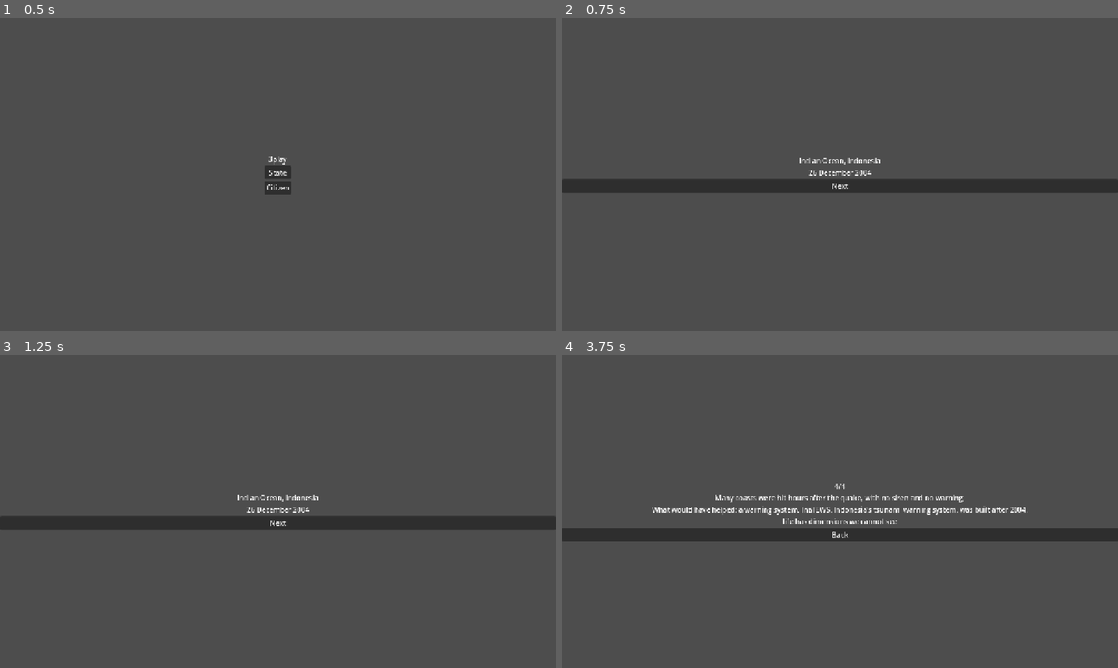
Above: before the commit, frames 1-4 (two rows, left to right).
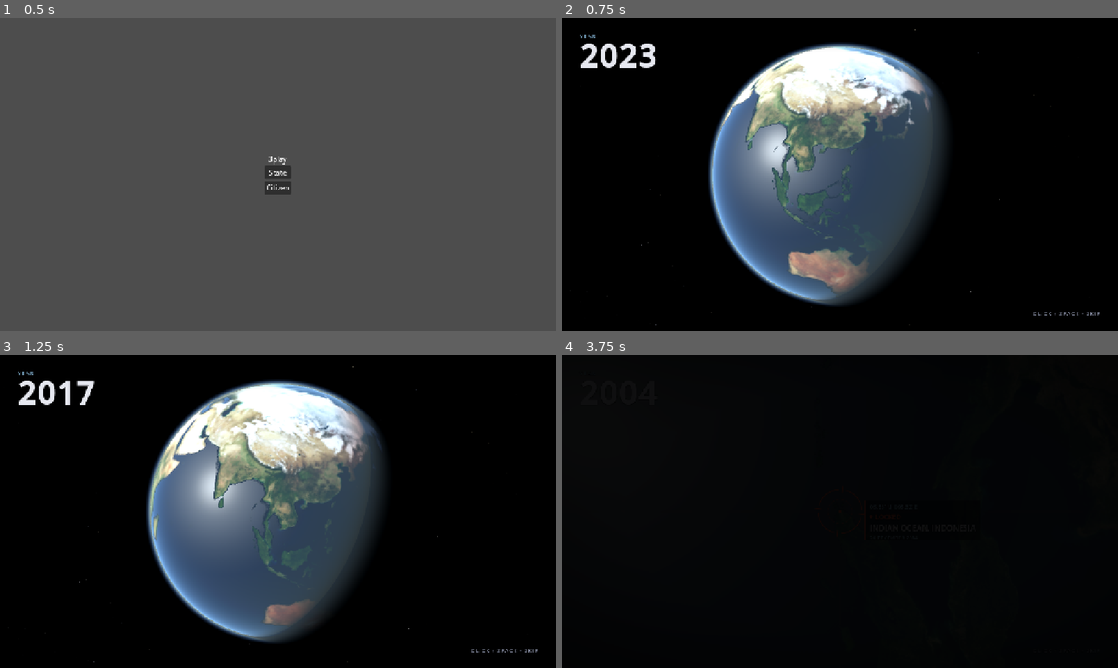
Above: after the commit, the same moments.

Repository: memoksin/3play
Game: Godot game, scene res://scenes/main.tscn
Two runs of this game, one before a commit and one after it. Both use one fixed random seed, a clock stepped at 60 frames per second and the inputs below.
Inputs (mouse positions are in pixels of both pictures, inside the frame that each line leads up to):
- Up to frame 1 (0.5 s): no input
- Up to frame 2 (0.75 s): click "State" at 0.5 s
- Up to frame 3 (1.25 s): no input
- Up to frame 4 (3.75 s): click (840, 524) at 1.25 s, where only the run before the commit has a clickable "Next"; click (840, 533) at 2 s, where only the run before the commit has a clickable "Next"; click (840, 508) at 2.75 s, where only the run before the commit has a clickable "Win"; tap Enter at 3.5 s; move the mouse to (962, 495) at 3.52 s; tap Space at 3.6 s; click (962, 495) at 3.67 s

Frame 1 is identical in both runs. In frame 2, 98% of the frame differs, in the area x 0-100%, y 0-100%; in frame 3, 97%; in frame 4, 100%.

Commit message:
feat: globe scene with atmosphere, zoom patches and lock reticle (#6)
- scenes/globe: BMNG Dec 2004 earth, per-target 500 m/px detail patch after lock,
  Rayleigh+Mie atmosphere, star field, 23.44 deg tilt, 8 s skippable flow,
  year counter, 2D lock reticle, glitch_to() stub.
- Disaster.year; tools/globe (patch cutter, screenshot harness).
- Declarations merged into assets/CREDITS.md (docs/references.md removed).
- CLAUDE.md: PRs to dev auto-merge, open them only when done.
- tests/test_flow: defer _run so the first iteration has a scene tree.

Diff:
--- a/data/disasters/indian_ocean.tres
+++ b/data/disasters/indian_ocean.tres
@@ -9,4 +9,5 @@
 key_prefix = "IO"
 lat = 5.55
 lon = 95.32
+year = 2004
 minigame = &"connect"
--- a/data/disasters/kahramanmaras.tres
+++ b/data/disasters/kahramanmaras.tres
@@ -9,4 +9,5 @@
 key_prefix = "KAHR"
 lat = 37.58
 lon = 36.93
+year = 2023
 minigame = &"fit"
--- /dev/null
+++ b/scenes/globe.gd
@@ -0,0 +1,328 @@
+extends Node3D
+## Globe intro: spin to the disaster, lock on, zoom in, fade, then Game.next().
+## Port of the approved three.js prototype (issue #6).
+
+const SPIN := 4.0
+const LOCK := 1.5
+const ZOOM := 2.0
+const FADE := 0.5
+const TOTAL := SPIN + LOCK + ZOOM + FADE
+const TURNS := 3
+const NOW := 2026
+const AXIAL_TILT := 23.44 * PI / 180.0
+const CAM_FAR := 4.4
+const CAM_NEAR := 1.37
+const START_PITCH := 0.25
+## Spin at t = 0: the prototype's rest orientation (three.js sphere at y = 0) in SphereMesh's layout.
+const START_SPIN := -PI / 2
+const PATCH_SPAN := 30.0
+const SUN := Vector3(-0.78, 0.32, 0.54)
+const STAR_COUNT := 4200
+const STAR_RADIUS := 80.0
+
+const RED := Color("#ff5a3c")
+const BLUE := Color("#9fd8ff")
+const WHITE := Color("#e6e8f0")
+const DIM := Color("#8a90a6")
+const PLATE := Color(7 / 255.0, 8 / 255.0, 13 / 255.0, 0.62)
+const SHADOW := Color(0, 0, 0, 0.35)
+## All HUD font sizes (px at 1280x720). Swap the font later, not these call sites.
+const FONT_SIZE := {
+	year = 72,
+	year_small = 12,
+	skip = 12,
+	coord = 13,
+	locked = 15,
+	place = 18,
+	date = 12,
+}
+
+## Debug: freeze the timeline (screenshots). Use seek() to move it.
+var paused := false
+var t := 0.0
+
+var _disaster: Disaster
+var _from_y := 0.0
+var _to_y := 0.0
+var _from_pitch := START_PITCH
+var _to_pitch := 0.0
+var _glitch_year := -1
+var _done := false
+var _target_local := Vector3.ZERO
+var _font_bold: FontVariation
+var _font_mono: Font
+var _prev_msaa := Viewport.MSAA_DISABLED
+
+@onready var _cam: Camera3D = $Camera3D
+@onready var _axial: Node3D = $Axial
+@onready var _pitch: Node3D = $Axial/Pitch
+@onready var _earth: MeshInstance3D = $Axial/Pitch/Earth
+@onready var _atmo: MeshInstance3D = $Atmosphere
+@onready var _stars: MeshInstance3D = $Stars
+@onready var _overlay: Control = $Hud/Overlay
+@onready var _year_small: Label = $Hud/YearSmall
+@onready var _year: Label = $Hud/Year
+@onready var _skip: Label = $Hud/Skip
+@onready var _fade: ColorRect = $Hud/Fade
+
+
+## lat/lon (degrees) -> point on Godot's SphereMesh (radius 1) matching its UV layout:
+## u = (lon + 180) / 360 maps to (sin(u*TAU), cos(u*TAU)) on x/z, v = 0 is the north pole (+y).
+static func surface_point(lat: float, lon: float) -> Vector3:
+	var phi := deg_to_rad(lon + 180.0)
+	var la := deg_to_rad(lat)
+	return Vector3(sin(phi) * cos(la), sin(la), cos(phi) * cos(la))
+
+
+func _ready() -> void:
+	Game.ensure_disaster(&"state")
+	_disaster = Game.disaster
+	# The prototype renders with antialias: true; restored on exit for the pixel-art scenes
+	_prev_msaa = get_viewport().msaa_3d
+	get_viewport().msaa_3d = Viewport.MSAA_4X
+	var sun := SUN.normalized()
+	var earth_mat: ShaderMaterial = _earth.get_surface_override_material(0)
+	earth_mat.set_shader_parameter(&"sun_dir", sun)
+	(_atmo.get_surface_override_material(0) as ShaderMaterial).set_shader_parameter(&"sun_dir", sun)
+	_load_patch(earth_mat)
+	_stars.mesh = _make_stars()
+	_axial.rotation.z = -AXIAL_TILT
+	_setup_labels()
+	_overlay.draw.connect(_draw_hud)
+	_start()
+
+
+func _exit_tree() -> void:
+	get_viewport().msaa_3d = _prev_msaa
+
+
+## Debug: jump the timeline to `time` seconds and pose the scene.
+func seek(time: float) -> void:
+	t = clampf(time, 0.0, TOTAL)
+	_pose()
+
+
+## Stub: jump the counter to `year` and freeze it there, tinted red.
+func glitch_to(year: int) -> void:
+	_glitch_year = year
+	_year.text = str(year)
+	_year.label_settings.font_color = RED
+
+
+func _start() -> void:
+	_target_local = surface_point(_disaster.lat, _disaster.lon)
+	_earth.rotation.y = START_SPIN
+	_from_y = _earth.rotation.y
+	# Land exactly on the target after TURNS full turns
+	_to_y = -atan2(_target_local.x, _target_local.z)
+	while _to_y < _from_y:
+		_to_y += TAU
+	_to_y += TURNS * TAU
+	_pitch.rotation.x = START_PITCH
+	_from_pitch = _pitch.rotation.x
+	_to_pitch = deg_to_rad(_disaster.lat)
+	t = 0.0
+	_cam.position.z = CAM_FAR
+	_pose()
+
+
+func _process(delta: float) -> void:
+	if not paused and t < TOTAL:
+		t = minf(TOTAL, t + minf(delta, 0.05))
+		_pose()
+	_fade.color.a = _clamp01((t - (TOTAL - FADE)) / FADE)
+	_overlay.queue_redraw()
+	if t >= TOTAL and not paused and not _done:
+		_done = true
+		Game.next()
+
+
+func _unhandled_input(event: InputEvent) -> void:
+	var click: bool = event is InputEventMouseButton and event.pressed \
+			and event.button_index == MOUSE_BUTTON_LEFT
+	var space: bool = event is InputEventKey and event.pressed and not event.echo \
+			and event.keycode == KEY_SPACE
+	if (click or space) and t < SPIN + LOCK:
+		get_viewport().set_input_as_handled()
+		seek(SPIN + LOCK)
+
+
+func _pose() -> void:
+	var e := _out_cubic(_clamp01(t / SPIN))
+	_earth.rotation.y = lerpf(_from_y, _to_y, e)
+	_pitch.rotation.x = lerpf(_from_pitch, _to_pitch, _in_out(_clamp01(t / SPIN)))
+	if _glitch_year < 0:
+		_year.text = str(roundi(NOW + (_disaster.year - NOW) * e))
+	_cam.position.z = lerpf(CAM_FAR, CAM_NEAR, _in_out(_clamp01((t - SPIN - LOCK) / ZOOM)))
+	# The detail patch only matters up close; keep it off during the fast spin
+	(_earth.get_surface_override_material(0) as ShaderMaterial).set_shader_parameter(
+			&"patch_on", _clamp01((t - SPIN + 0.5) / 0.5))
+
+
+func _load_patch(mat: ShaderMaterial) -> void:
+	var path := "res://assets/globe/patch_%s.jpg" % _disaster.id
+	if not ResourceLoader.exists(path):
+		return
+	mat.set_shader_parameter(&"patch_tex", load(path))
+	var lat := _disaster.lat
+	var lon := _disaster.lon
+	var lon_span := PATCH_SPAN / cos(deg_to_rad(lat))
+	# Godot UV: v = 0 at the north pole, so the rect's top edge is the patch's northern edge
+	mat.set_shader_parameter(&"patch_rect", Vector4(
+			(lon - lon_span / 2 + 180) / 360, (90 - (lat + PATCH_SPAN / 2)) / 180,
+			(lon + lon_span / 2 + 180) / 360, (90 - (lat - PATCH_SPAN / 2)) / 180))
+
+
+func _make_stars() -> ArrayMesh:
+	var rng := RandomNumberGenerator.new()
+	rng.seed = 2026
+	var pos := PackedVector3Array()
+	var col := PackedColorArray()
+	var size := PackedVector2Array()
+	pos.resize(STAR_COUNT)
+	col.resize(STAR_COUNT)
+	size.resize(STAR_COUNT)
+	var band := Vector3(0.3, 1, -0.4).normalized()
+	for i in STAR_COUNT:
+		var u := rng.randf() * 2 - 1
+		var a := rng.randf() * TAU
+		var s := sqrt(1 - u * u)
+		var v := Vector3(s * cos(a), u, s * sin(a))
+		# Second half hugs a great circle: a faint Milky Way band
+		if i > STAR_COUNT * 0.45:
+			v = (v - band * v.dot(band) * (1 - pow(rng.randf(), 3) * 0.35)).normalized()
+		pos[i] = v * STAR_RADIUS
+		var b := 0.15 + 0.85 * pow(rng.randf(), 4)
+		var warm := rng.randf()
+		col[i] = Color(b * (0.75 + 0.25 * warm), b * (0.82 + 0.1 * warm), b * (1.0 - 0.25 * warm))
+		size[i] = Vector2(1.2 + 3.2 * pow(rng.randf(), 9), 0)
+	var arrays := []
+	arrays.resize(Mesh.ARRAY_MAX)
+	arrays[Mesh.ARRAY_VERTEX] = pos
+	arrays[Mesh.ARRAY_COLOR] = col
+	arrays[Mesh.ARRAY_TEX_UV] = size
+	var mesh := ArrayMesh.new()
+	mesh.add_surface_from_arrays(Mesh.PRIMITIVE_POINTS, arrays)
+	return mesh
+
+
+func _setup_labels() -> void:
+	_font_mono = ThemeDB.fallback_font
+	_font_bold = FontVariation.new()
+	_font_bold.base_font = ThemeDB.fallback_font
+	_font_bold.variation_embolden = 0.6
+	_year_small.label_settings = _label_settings(FONT_SIZE.year_small, BLUE * Color(1, 1, 1, 0.8), 0.2, false)
+	_year.label_settings = _label_settings(FONT_SIZE.year, WHITE, 0.04, true)
+	_skip.label_settings = _label_settings(FONT_SIZE.skip, DIM, 0.14, false)
+
+
+func _label_settings(px: int, color: Color, spacing_em: float, bold: bool) -> LabelSettings:
+	var font := FontVariation.new()
+	font.base_font = ThemeDB.fallback_font
+	font.spacing_glyph = roundi(px * spacing_em)
+	if bold:
+		font.variation_embolden = 0.6
+	var ls := LabelSettings.new()
+	ls.font = font
+	ls.font_size = px
+	ls.font_color = color
+	ls.shadow_color = Color(0, 0, 0, 0.5)
+	ls.shadow_size = 6
+	ls.shadow_offset = Vector2(0, 1)
+	return ls
+
+
+func _draw_hud() -> void:
+	var lt := t - SPIN
+	if lt < 0:
+		return
+	var o := _overlay
+	var view := o.size
+	var m := minf(view.x, view.y)
+	var p := _cam.unproject_position(_earth.to_global(_target_local))
+	var x := p.x
+	var y := p.y
+
+	# 1. crosshair lines slide in from the edges
+	var a := _out_cubic(_clamp01(lt / 0.45))
+	var ly := y * a
+	var lx := x * a
+	var ring_r := m * (0.42 - 0.35 * _out_cubic(_clamp01((lt - 0.25) / 0.55)))
+	var gap := maxf(ring_r, m * 0.07) + 8
+	var line := RED * Color(1, 1, 1, 0.85)
+	o.draw_line(Vector2(0, ly), Vector2(maxf(0, x - gap), ly), line, 1.5, true)
+	o.draw_line(Vector2(x + gap, ly), Vector2(view.x, ly), line, 1.5, true)
+	o.draw_line(Vector2(lx, 0), Vector2(lx, maxf(0, y - gap)), line, 1.5, true)
+	o.draw_line(Vector2(lx, y + gap), Vector2(lx, view.y), line, 1.5, true)
+
+	# 2. circular crosshair shrinks and spins onto the target
+	var c := Vector2(x, y)
+	if lt > 0.25:
+		var rot := (1 - _out_cubic(_clamp01((lt - 0.25) / 0.7))) * PI * 1.5 + Time.get_ticks_msec() / 4000.0
+		for i in 4:
+			var s := rot + i * PI / 2
+			o.draw_arc(c, ring_r, s + 0.18, s + PI / 2 - 0.18, 32, RED, 2.0, true)
+			var dir := Vector2(cos(s), sin(s))
+			o.draw_line(c + dir * (ring_r - 7), c + dir * (ring_r + 7), RED, 2.0, true)
+		o.draw_arc(c, ring_r * 0.55, 0, TAU, 64, RED * Color(1, 1, 1, 0.5), 1.0, true)
+		o.draw_circle(c, 2.5, RED, true, -1.0, true)
+
+	# 3. coordinates scramble, then settle (dark plate keeps them legible over snow and desert)
+	var tx := x + maxf(ring_r, m * 0.07) + 18
+	var place := _disaster.text("PLACE").to_upper()
+	if lt > 0.45:
+		var pw := maxf(_text_width(_font_bold, place, FONT_SIZE.place), 190) + 24
+		var ph := 92.0 if lt > 1.0 else 30.0
+		o.draw_rect(Rect2(tx - 12, y - 25, pw, ph), PLATE)
+		o.draw_rect(Rect2(tx - 12, y - 25, 2, ph), RED)
+		var k := _clamp01((lt - 0.55) / 0.5)
+		var coord := _fmt_coord(_disaster.lat, "N", "S", 2) + "  " + _fmt_coord(_disaster.lon, "E", "W", 3)
+		_text(_font_mono, coord if k >= 1 else _scramble(coord, k), tx, y - 10, FONT_SIZE.coord, BLUE)
+
+	# 4. LOCKED blinks, then the place + date label
+	if lt > 1.0:
+		var blink := lt >= LOCK + 0.3 or int(floor(lt * 8)) % 2 == 0
+		if blink:
+			var dot_r: float = FONT_SIZE.locked * 0.22
+			o.draw_circle(Vector2(tx + dot_r, y + 12), dot_r, RED, true, -1.0, true)
+			_text(_font_bold, "LOCKED", tx + dot_r * 2 + FONT_SIZE.locked * 0.3, y + 12, FONT_SIZE.locked, RED)
+		var fade_in := _clamp01((lt - 1.1) / 0.3)
+		_text(_font_bold, place, tx, y + 38, FONT_SIZE.place, WHITE * Color(1, 1, 1, fade_in))
+		_text(_font_mono, _disaster.text("YEAR").to_upper(), tx, y + 60, FONT_SIZE.date, BLUE * Color(1, 1, 1, fade_in))
+
+
+## Canvas "textBaseline = middle": centre the em box on y.
+func _text(font: Font, s: String, x: float, y: float, px: int, color: Color) -> void:
+	var base := Vector2(x, y + (font.get_ascent(px) - font.get_descent(px)) / 2)
+	_overlay.draw_string_outline(font, base, s, HORIZONTAL_ALIGNMENT_LEFT, -1, px, 6, SHADOW * Color(1, 1, 1, color.a))
+	_overlay.draw_string(font, base, s, HORIZONTAL_ALIGNMENT_LEFT, -1, px, color)
+
+
+func _text_width(font: Font, s: String, px: int) -> float:
+	return font.get_string_size(s, HORIZONTAL_ALIGNMENT_LEFT, -1, px).x
+
+
+static func _fmt_coord(v: float, pos: String, neg: String, w: int) -> String:
+	return ("%.2f" % absf(v)).lpad(w + 3, "0") + "°" + (pos if v >= 0 else neg)
+
+
+static func _scramble(s: String, k: float) -> String:
+	var out := ""
+	for ch in s:
+		if ch >= "0" and ch <= "9" and randf() >= k:
+			out += str(randi() % 10)
+		else:
+			out += ch
+	return out
+
+
+static func _clamp01(x: float) -> float:
+	return clampf(x, 0.0, 1.0)
+
+
+static func _out_cubic(x: float) -> float:
+	return 1.0 - pow(1.0 - x, 3)
+
+
+static func _in_out(x: float) -> float:
+	return 4 * x * x * x if x < 0.5 else 1 - pow(-2 * x + 2, 3) / 2
--- /dev/null
+++ b/scenes/globe.tscn
@@ -0,0 +1,134 @@
+[gd_scene load_steps=16 format=3]
+
+[ext_resource type="Script" path="res://scenes/globe.gd" id="1"]
+[ext_resource type="Shader" path="res://scenes/globe/earth.gdshader" id="2"]
+[ext_resource type="Shader" path="res://scenes/globe/atmosphere.gdshader" id="3"]
+[ext_resource type="Shader" path="res://scenes/globe/stars.gdshader" id="4"]
+[ext_resource type="Shader" path="res://scenes/globe/vignette.gdshader" id="5"]
+[ext_resource type="Texture2D" path="res://assets/globe/earth_4k.jpg" id="6"]
+
+[sub_resource type="Environment" id="env"]
+background_mode = 1
+background_color = Color(0, 0, 0, 1)
+ambient_light_source = 1
+reflected_light_source = 1
+tonemap_mode = 0
+
+[sub_resource type="ShaderMaterial" id="earth_mat"]
+resource_local_to_scene = true
+render_priority = 0
+shader = ExtResource("2")
+shader_parameter/day = ExtResource("6")
+
+[sub_resource type="SphereMesh" id="earth_mesh"]
+radius = 1.0
+height = 2.0
+radial_segments = 160
+rings = 120
+
+[sub_resource type="ShaderMaterial" id="atmo_mat"]
+render_priority = 10
+shader = ExtResource("3")
+
+[sub_resource type="SphereMesh" id="atmo_mesh"]
+radius = 1.04
+height = 2.08
+radial_segments = 96
+rings = 64
+
+[sub_resource type="ShaderMaterial" id="stars_mat"]
+shader = ExtResource("4")
+
+[sub_resource type="ShaderMaterial" id="vignette_mat"]
+shader = ExtResource("5")
+
+[node name="Globe" type="Node3D"]
+script = ExtResource("1")
+
+[node name="WorldEnvironment" type="WorldEnvironment" parent="."]
+environment = SubResource("env")
+
+[node name="Camera3D" type="Camera3D" parent="."]
+transform = Transform3D(1, 0, 0, 0, 1, 0, 0, 0, 1, 0, 0, 4.4)
+current = true
+fov = 32.0
+near = 0.01
+far = 200.0
+
+[node name="Stars" type="MeshInstance3D" parent="."]
+material_override = SubResource("stars_mat")
+cast_shadow = 0
+
+[node name="Axial" type="Node3D" parent="."]
+
+[node name="Pitch" type="Node3D" parent="Axial"]
+
+[node name="Earth" type="MeshInstance3D" parent="Axial/Pitch"]
+mesh = SubResource("earth_mesh")
+surface_material_override/0 = SubResource("earth_mat")
+cast_shadow = 0
+
+[node name="Atmosphere" type="MeshInstance3D" parent="."]
+mesh = SubResource("atmo_mesh")
+surface_material_override/0 = SubResource("atmo_mat")
+cast_shadow = 0
+
+[node name="Hud" type="CanvasLayer" parent="."]
+
+[node name="Vignette" type="ColorRect" parent="Hud"]
+material = SubResource("vignette_mat")
+anchors_preset = 15
+anchor_right = 1.0
+anchor_bottom = 1.0
+grow_horizontal = 2
+grow_vertical = 2
+mouse_filter = 2
+
+[node name="Overlay" type="Control" parent="Hud"]
+layout_mode = 3
+anchors_preset = 15
+anchor_right = 1.0
+anchor_bottom = 1.0
+grow_horizontal = 2
+grow_vertical = 2
+mouse_filter = 2
+
+[node name="YearSmall" type="Label" parent="Hud"]
+offset_left = 41.0
+offset_top = 33.0
+offset_right = 200.0
+offset_bottom = 50.0
+mouse_filter = 2
+text = "YEAR"
+
+[node name="Year" type="Label" parent="Hud"]
+offset_left = 41.0
+offset_top = 37.0
+offset_right = 400.0
+offset_bottom = 135.0
+mouse_filter = 2
+text = "2026"
+
+[node name="Skip" type="Label" parent="Hud"]
+anchors_preset = 3
+anchor_left = 1.0
+anchor_top = 1.0
+anchor_right = 1.0
+anchor_bottom = 1.0
+offset_left = -41.0
+offset_top = -32.0
+offset_right = -41.0
+offset_bottom = -32.0
+grow_horizontal = 0
+grow_vertical = 0
+mouse_filter = 2
+text = "CLICK / SPACE · SKIP"
+
+[node name="Fade" type="ColorRect" parent="Hud"]
+anchors_preset = 15
+anchor_right = 1.0
+anchor_bottom = 1.0
+grow_horizontal = 2
+grow_vertical = 2
+mouse_filter = 2
+color = Color(0, 0, 0, 0)
--- /dev/null
+++ b/scenes/globe/atmosphere.gdshader
@@ -0,0 +1,87 @@
+// Atmosphere shell: port of the prototype Rayleigh + Mie ray-march (24 x 6 samples), world space.
+// Planet centred at the world origin. Additive, no depth test, drawn after the earth.
+shader_type spatial;
+render_mode unshaded, cull_front, blend_add, depth_test_disabled, depth_draw_never;
+
+#define NS 24
+#define NL 6
+
+uniform vec3 sun_dir = vec3(-0.78, 0.32, 0.54);
+uniform vec3 beta_r = vec3(9.1, 21.2, 52.0);
+uniform float beta_m = 21.0;
+uniform float rp = 1.0;
+uniform float ra = 1.04;
+uniform float hr = 0.0052;
+uniform float hm = 0.0011;
+uniform float sun_i = 6.5;
+uniform float g = 0.76;
+
+varying vec3 v_w;
+
+
+vec2 rsi(vec3 ro, vec3 rd, float r) {
+	float b = dot(ro, rd);
+	float c = dot(ro, ro) - r * r;
+	float d = b * b - c;
+	if (d < 0.0) {
+		return vec2(1e5, -1e5);
+	}
+	d = sqrt(d);
+	return vec2(-b - d, -b + d);
+}
+
+void vertex() {
+	v_w = (MODEL_MATRIX * vec4(VERTEX, 1.0)).xyz;
+}
+
+void fragment() {
+	vec3 L = normalize(sun_dir);
+	vec3 ro = CAMERA_POSITION_WORLD;
+	vec3 rd = normalize(v_w - ro);
+	vec2 a = rsi(ro, rd, ra);
+	if (a.x > a.y) {
+		discard;
+	}
+	vec2 p = rsi(ro, rd, rp);
+	float t0 = max(a.x, 0.0);
+	float t1 = a.y;
+	if (p.x < p.y && p.x > 0.0) {
+		t1 = p.x;
+	}
+	float ds = (t1 - t0) / float(NS);
+	vec3 s_r = vec3(0.0);
+	vec3 s_m = vec3(0.0);
+	float o_r = 0.0;
+	float o_m = 0.0;
+	for (int i = 0; i < NS; i++) {
+		vec3 q = ro + rd * (t0 + ds * (float(i) + 0.5));
+		float h = length(q) - rp;
+		float d_r = exp(-h / hr) * ds;
+		float d_m = exp(-h / hm) * ds;
+		o_r += d_r;
+		o_m += d_m;
+		// Soft planet shadow: closest approach of the sun ray to the planet centre
+		float k = dot(q, L);
+		float dmin = k < 0.0 ? length(q - L * k) : 10.0;
+		float shadow = smoothstep(rp - 0.004, rp + 0.012, dmin);
+		float dl = rsi(q, L, ra).y / float(NL);
+		float l_r = 0.0;
+		float l_m = 0.0;
+		for (int j = 0; j < NL; j++) {
+			float hs = length(q + L * (dl * (float(j) + 0.5))) - rp;
+			l_r += exp(-hs / hr) * dl;
+			l_m += exp(-hs / hm) * dl;
+		}
+		vec3 att = exp(-(beta_r * (o_r + l_r) + beta_m * 1.1 * (o_m + l_m))) * shadow;
+		s_r += att * d_r;
+		s_m += att * d_m;
+	}
+	float mu = dot(rd, L);
+	float p_r = 0.0597 * (1.0 + mu * mu);
+	float gg = g * g;
+	float p_m = 0.1194 * ((1.0 - gg) * (1.0 + mu * mu)) / ((2.0 + gg) * pow(1.0 + gg - 2.0 * g * mu, 1.5));
+	vec3 col = sun_i * (s_r * beta_r * p_r + s_m * beta_m * p_m);
+	col = 1.0 - exp(-col);
+	ALBEDO = pow(col, vec3(1.0 / 2.2));
+	ALPHA = 1.0;
+}
--- /dev/null
+++ b/scenes/globe/earth.gdshader
@@ -0,0 +1,53 @@
+// Earth surface: port of the prototype earthMat (own lighting, ACES, gamma 2.2).
+// Colour pipeline: in GL Compatibility an unshaded ALBEDO lands in the 8-bit sRGB buffer unchanged
+// (measured: 0.5 -> 128, additive blends in display space), so all globe shaders write display values.
+shader_type spatial;
+render_mode unshaded, cull_back, depth_draw_opaque;
+
+uniform sampler2D day : filter_linear_mipmap_anisotropic, repeat_enable;
+uniform sampler2D patch_tex : filter_linear_mipmap_anisotropic, repeat_disable;
+// Patch bounds in Godot UV space (v = 0 at the north pole): x0, y0, x1, y1.
+uniform vec4 patch_rect = vec4(0.0, 0.0, 1.0, 1.0);
+uniform float patch_on = 0.0;
+uniform vec3 sun_dir = vec3(-0.78, 0.32, 0.54);
+
+varying vec3 v_n;
+varying vec3 v_w;
+
+vec3 aces(vec3 x) {
+	return clamp((x * (2.51 * x + 0.03)) / (x * (2.43 * x + 0.59) + 0.14), 0.0, 1.0);
+}
+
+
+void vertex() {
+	v_n = normalize((MODEL_MATRIX * vec4(NORMAL, 0.0)).xyz);
+	v_w = (MODEL_MATRIX * vec4(VERTEX, 1.0)).xyz;
+}
+
+void fragment() {
+	vec3 c = texture(day, UV).rgb;
+	vec2 pu = (UV - patch_rect.xy) / (patch_rect.zw - patch_rect.xy);
+	vec2 e = smoothstep(0.0, 0.14, pu) * smoothstep(0.0, 0.14, 1.0 - pu);
+	vec3 pc = texture(patch_tex, clamp(pu, 0.0, 1.0)).rgb;
+	c = mix(c, pc, e.x * e.y * patch_on);
+
+	vec3 alb = pow(c, vec3(2.2));
+	vec3 N = normalize(v_n);
+	vec3 L = normalize(sun_dir);
+	vec3 V = normalize(CAMERA_POSITION_WORLD - v_w);
+	vec3 H = normalize(L + V);
+	float ndl = dot(N, L);
+	float water = smoothstep(0.005, 0.035, c.b - c.r) * (1.0 - smoothstep(1.2, 1.8, c.r + c.g + c.b));
+	vec3 tint = mix(vec3(1.0, 0.42, 0.18), vec3(1.0, 0.97, 0.92), smoothstep(-0.02, 0.32, ndl));
+	vec3 sun = tint * 1.8;
+	float lit = smoothstep(-0.06, 0.12, ndl);
+	float nh = max(dot(N, H), 0.0);
+	float spec = (pow(nh, 140.0) * 0.12 + pow(nh, 16.0) * 0.05) * water * lit;
+	float fres = pow(1.0 - max(dot(N, V), 0.0), 5.0);
+	vec3 col = alb * sun * max(ndl, 0.0) * (1.0 - water * 0.25)
+			+ sun * spec * vec3(1.0, 0.93, 0.8)
+			+ vec3(0.05, 0.11, 0.22) * fres * water * lit
+			+ alb * vec3(0.012, 0.016, 0.03);
+	col = aces(col * 0.95);
+	ALBEDO = pow(col, vec3(1.0 / 2.2));
+}
--- /dev/null
+++ b/scenes/globe/stars.gdshader
@@ -0,0 +1,15 @@
+// Star points: soft round sprites, additive. COLOR = prototype display colour, UV.x = point size (px at 720p).
+shader_type spatial;
+render_mode unshaded, blend_add, depth_draw_never, cull_disabled;
+
+
+void vertex() {
+	POINT_SIZE = UV.x * VIEWPORT_SIZE.y / 720.0;
+}
+
+void fragment() {
+	float d = length(POINT_COORD - 0.5);
+	float a = smoothstep(0.5, 0.0, d);
+	ALBEDO = COLOR.rgb * a * a;
+	ALPHA = 1.0;
+}
--- /dev/null
+++ b/scenes/globe/vignette.gdshader
@@ -0,0 +1,7 @@
+// CSS radial-gradient(ellipse at center, transparent 55%, rgba(0,0,0,.55) 100%), farthest-corner.
+shader_type canvas_item;
+
+void fragment() {
+	float r = length(UV - 0.5) * sqrt(2.0);
+	COLOR = vec4(0.0, 0.0, 0.0, 0.55 * clamp((r - 0.55) / 0.45, 0.0, 1.0));
+}
--- a/scripts/disaster.gd
+++ b/scripts/disaster.gd
@@ -7,6 +7,8 @@
 @export var key_prefix: String
 @export var lat := 0.0
 @export var lon := 0.0
+## Event year: the globe counter rewinds to it.
+@export var year := 0
 ## Key in Game.SCENES: fit, connect.
 @export var minigame: StringName
 ## Mechanic data (FitSkin, ConnectSkin). Owned by the minigame.
--- a/tests/test_flow.gd
+++ b/tests/test_flow.gd
@@ -4,7 +4,7 @@
 
 
 func _initialize() -> void:
-	_run()
+	_run.call_deferred()
 
 
 func _check(name: String, cond: bool) -> void:
--- /dev/null
+++ b/tools/globe/shots.gd
@@ -0,0 +1,77 @@
+extends SceneTree
+## Globe screenshots: each disaster x each time, frozen via Globe.seek(), saved to res://export/shots/.
+## Run windowed (needs a real renderer): godot --path . -s res://tools/globe/shots.gd
+## Exits 1 on any failure and always quits after MAX_FRAMES, even if a coroutine dies.
+
+const DISASTERS := ["res://data/disasters/indian_ocean.tres", "res://data/disasters/kahramanmaras.tres"]
+const TIMES := [1.0, 5.5, 7.4]
+const OUT := "res://export/shots"
+const SETTLE_FRAMES := 6
+const MAX_FRAMES := 600
+
+var _frames := 0
+var _written := 0
+
+
+func _initialize() -> void:
+	_run()
+
+
+func _process(_delta: float) -> bool:
+	_frames += 1
+	if _frames > MAX_FRAMES:
+		push_error("shots: frame cap hit (%d), wrote %d" % [MAX_FRAMES, _written])
+		quit(1)
+	return false
+
+
+func _fail(msg: String) -> void:
+	push_error("shots: " + msg)
+	quit(1)
+
+
+func _run() -> void:
+	await process_frame  # root is not in the tree during _initialize: _ready would be deferred
+	if DisplayServer.get_name() == "headless":
+		_fail("needs a renderer; run without --headless")
+		return
+	if DirAccess.make_dir_recursive_absolute(ProjectSettings.globalize_path(OUT)) != OK:
+		_fail("cannot create " + OUT)
+		return
+	TranslationServer.set_locale("en")  # stable HUD text, comparable with the prototype renders
+	var game := root.get_node_or_null("Game")
+	var packed: PackedScene = load("res://scenes/globe.tscn")
+	if game == null or packed == null:
+		_fail("Game autoload or globe.tscn missing")
+		return
+	for path in DISASTERS:
+		var d: Disaster = load(path)
+		if d == null:
+			_fail("cannot load " + path)
+			return
+		for time in TIMES:
+			game.disaster = d
+			var globe := packed.instantiate()
+			globe.paused = true
+			root.add_child(globe)
+			if not globe.is_node_ready():
+				_fail("globe not ready after add_child")
+				return
+			globe.seek(time)
+			if not is_equal_approx(globe.t, time):
+				_fail("seek(%s) failed" % time)
+				return
+			for i in SETTLE_FRAMES:
+				await process_frame
+			await RenderingServer.frame_post_draw
+			var img := root.get_texture().get_image()
+			var file := "%s/globe_%s_%s.png" % [OUT, d.id, str(time)]
+			if img == null or img.is_empty() or img.save_png(file) != OK:
+				_fail("cannot save " + file)
+				return
+			_written += 1
+			print("shot ", file, " ", img.get_size())
+			root.remove_child(globe)
+			globe.free()
+	print("shots ok: %d" % _written)
+	quit(0)
Binary file added: assets/globe/earth_4k.jpg
Not shown, added: assets/globe/earth_4k.jpg.import
Binary file added: assets/globe/patch_indian_ocean.jpg
Not shown, added: assets/globe/patch_indian_ocean.jpg.import
Binary file added: assets/globe/patch_kahramanmaras.jpg
Not shown, added: assets/globe/patch_kahramanmaras.jpg.import
Not shown, added: scenes/globe.gd.uid
Not shown, added: scenes/globe/atmosphere.gdshader.uid
Not shown, added: scenes/globe/earth.gdshader.uid
Not shown, added: scenes/globe/stars.gdshader.uid
Not shown, added: scenes/globe/vignette.gdshader.uid
Not shown, added: tools/globe/shots.gd.uid
(and 4 more such lines)
